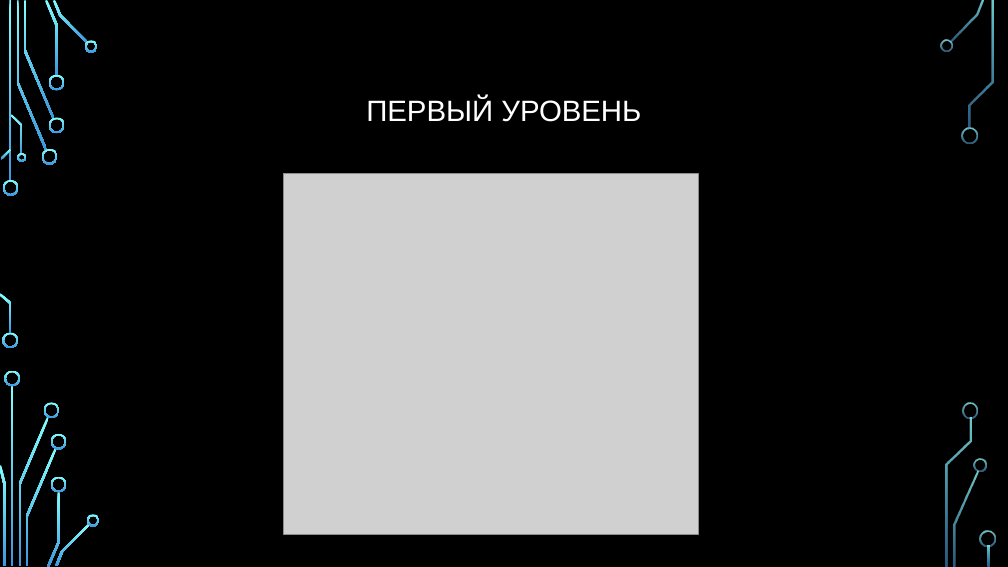
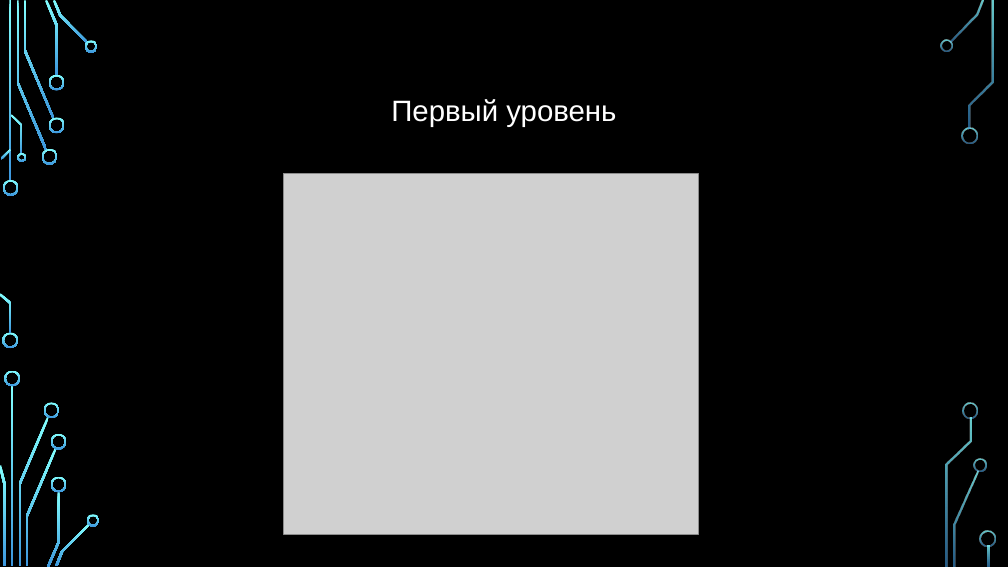
Before and after one commit to AZEN-SGG/PyGameProject, a slide deck: slide 5 of Презентация по проекту.pptx. Drawn at 1008x567 pixels with LibreOffice and Linux fonts; fonts in the diff are those of the drawing; grey boxes stand for pictures; background and template pictures are left out. Boxes give left, top, right and bottom in pixels: in the first picture for what was removed or moved away, otherwise in the second. Text is boxed around its words. In the diff, an @@ line names an element or a change of style, - is before the commit and + after.

```diff
--- a/Презентация по проекту.pptx
+++ b/Презентация по проекту.pptx
@@ title at (x1=391, y1=99, x2=616, y2=127): text changed @@
-ПЕРВЫЙ УРОВЕНЬ
+Первый уровень
```
Also in this commit, not shown: 2 other slides changed.
